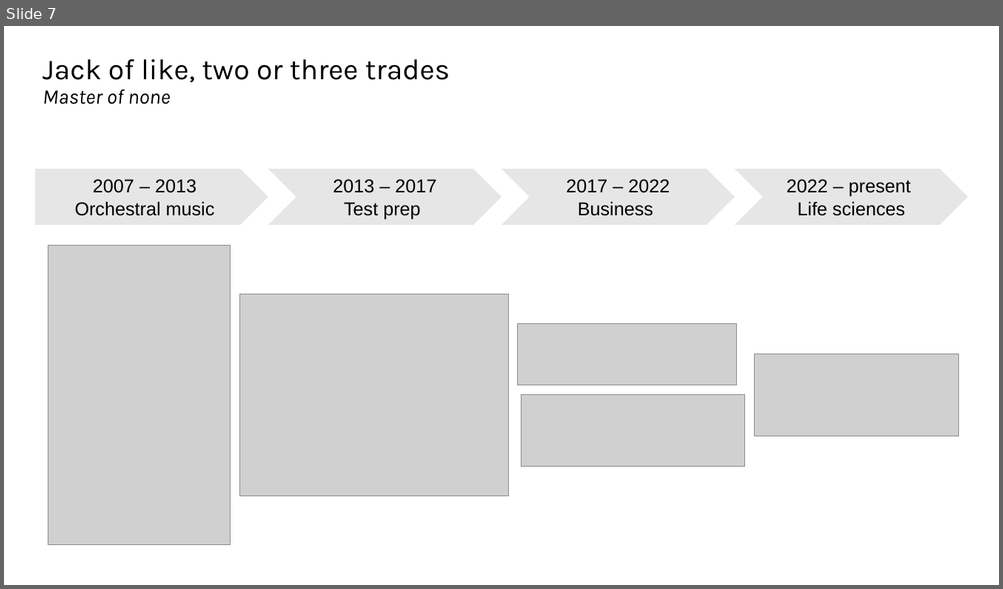
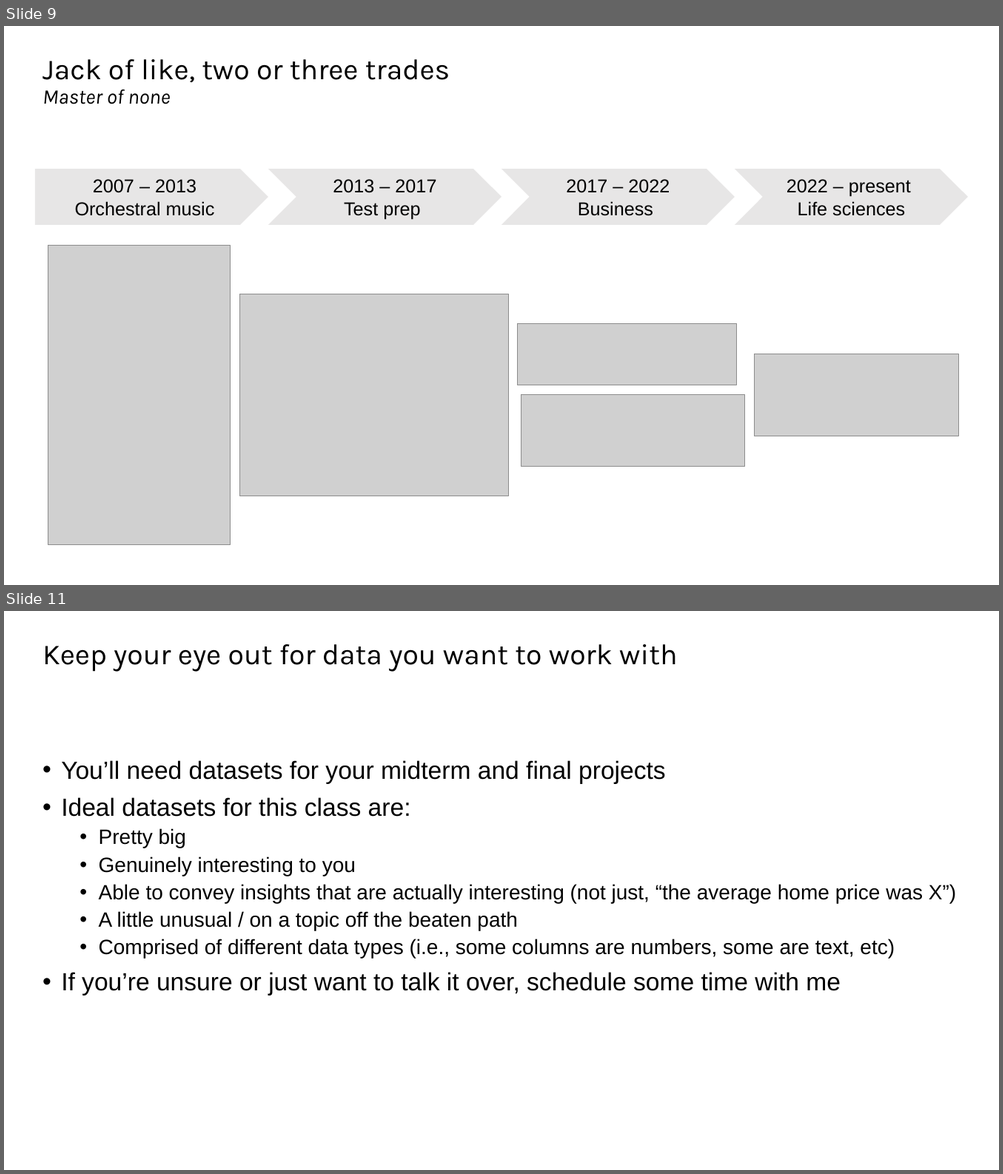
Before and after one commit to tobypenk/data-bootcamp, a slide deck: week 1/Session 1.pptx. Shown one above the other, each under a label of ours: slide 7 before the commit, slides 9 and 11 after it; the slides between them are not shown. The pictures are 1003x589 and 1003x1174 pixels, drawn with LibreOffice and Linux fonts; fonts in the diff are those of the drawing; grey boxes stand for pictures. Boxes give left, top, right and bottom in pixels: in the first picture for what was removed or moved away, otherwise in the second. Text is boxed around its words. In the diff, an @@ line names an element or a change of style, - is before the commit and + after.

```diff
--- a/week 1/Session 1.pptx
+++ b/week 1/Session 1.pptx
@@ slide 11 added at (4,611,999,1170), background #FFFFFF @@
@@ title added at (42,644,677,672), 28 pt, text #000000 @@
+Keep your eye out for data you want to work with
@@ text added at (61,760,956,996), 20 pt, text #000000 @@
+• You’ll need datasets for your midterm and final projects
+• Ideal datasets for this class are:
+  • Pretty big
+  • Genuinely interesting to you
+  • Able to convey insights that are actually interesting (not just, “the average home price was X”)
+  • A little unusual / on a topic off the beaten path
+  • Comprised of different data types (i.e., some columns are numbers, some are text, etc)
+• If you’re unsure or just want to talk it over, schedule some time with me
@@ what was slide 7 is now slide 9 @@
```
Also in this commit, not shown: 5 slides changed, 3 other slides added, 9 slides removed, 1 other file.
